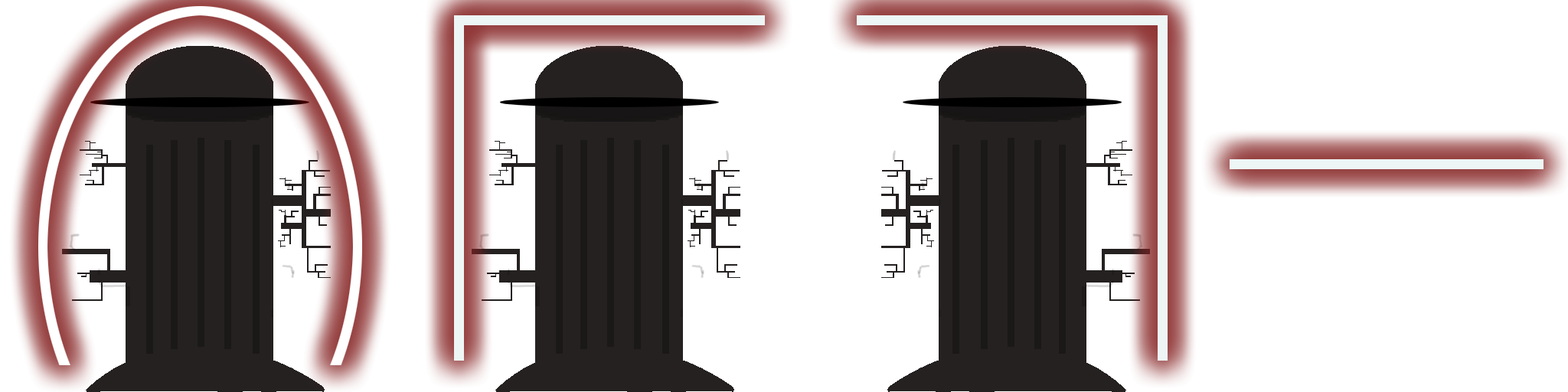
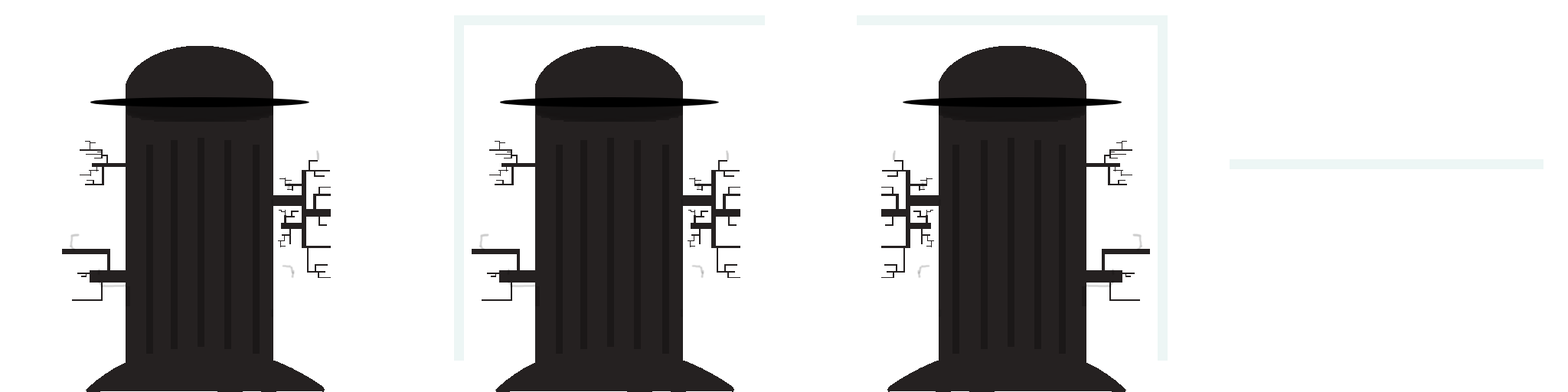
The second 1568×392 image is a revision of the first. Changes to its layers:
pixels changed over left=9, top=0, right=1568, bottom=392 (layer not identified)
